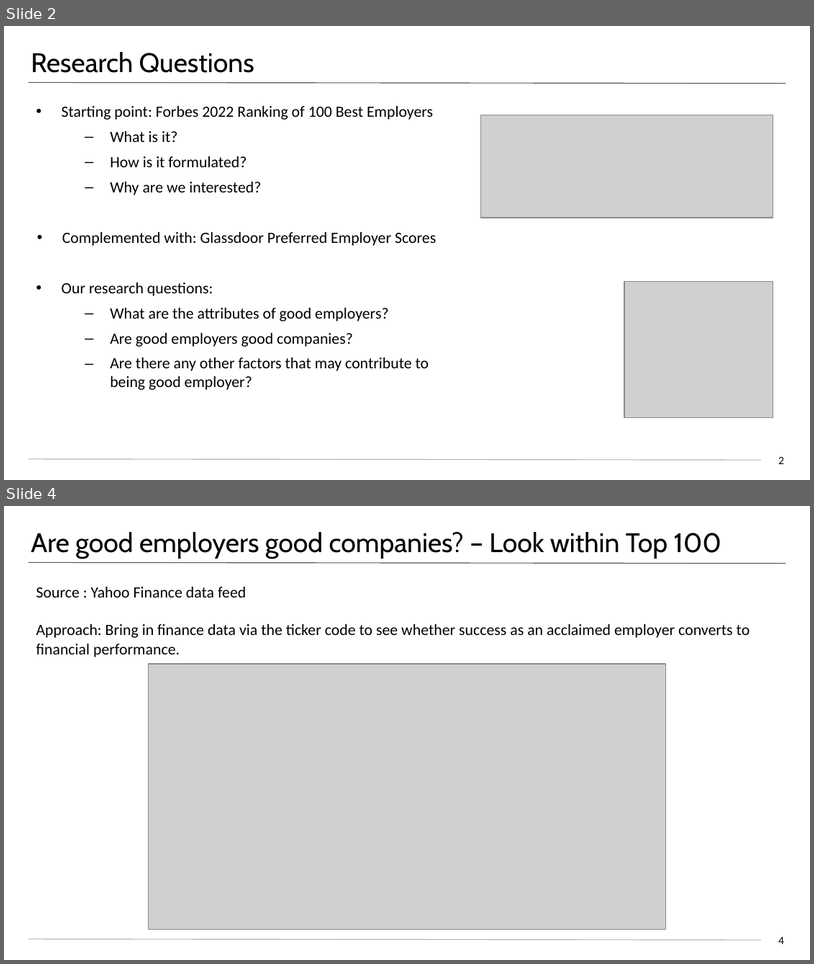
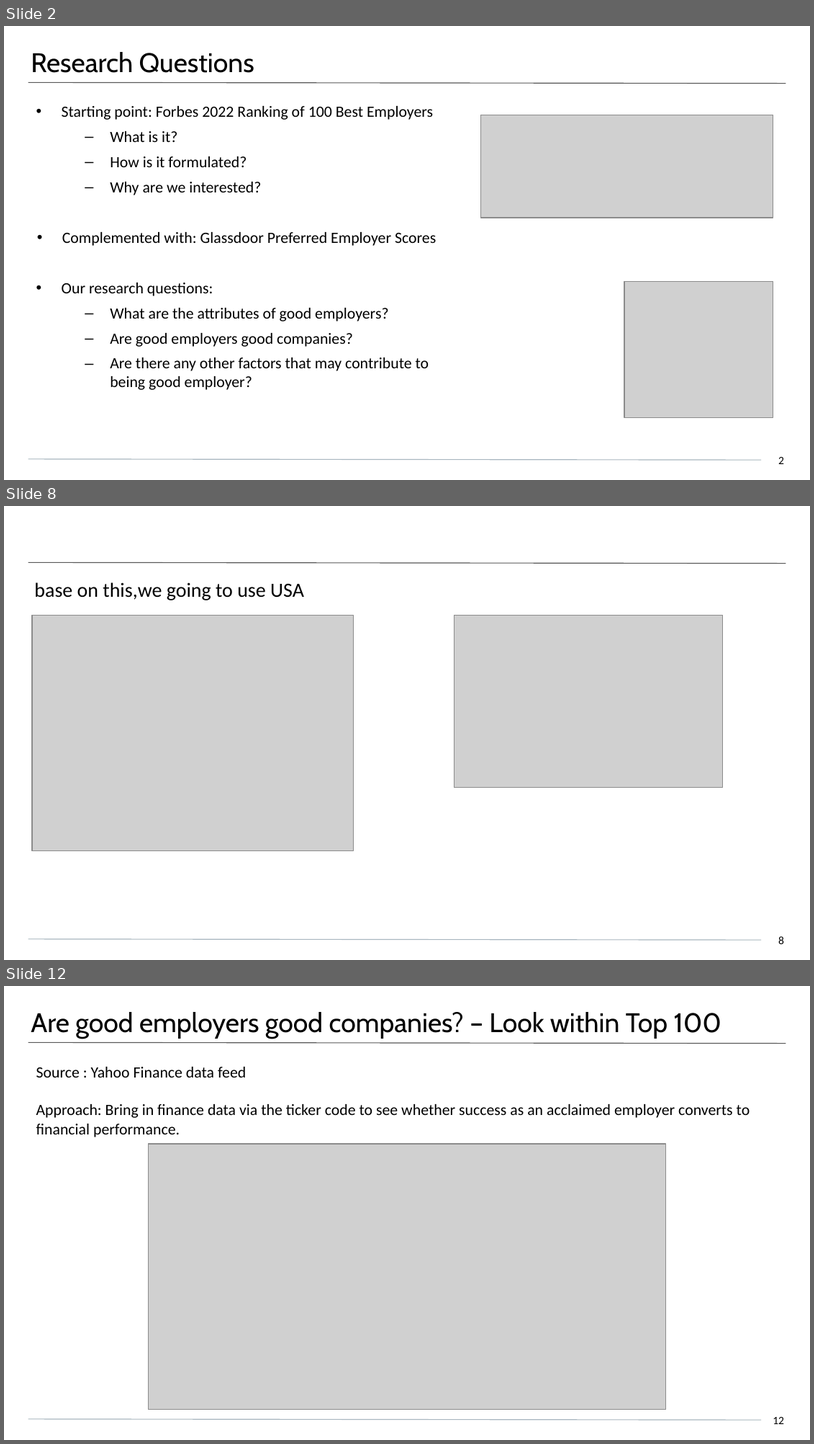
Before and after one commit to timonx11/Project-1-Demonstrasion-Group6, a slide deck: Presentation3.pptx. Shown one above the other, each under a label of ours: slides 2 and 4 before the commit, slides 2, 8 and 12 after it; the slides between them are not shown. The pictures are 814x964 and 814x1444 pixels, drawn with LibreOffice and Linux fonts; fonts in the diff are those of the drawing; grey boxes stand for pictures. Boxes give left, top, right and bottom in pixels: in the first picture for what was removed or moved away, otherwise in the second. Text is boxed around its words. In the diff, an @@ line names an element or a change of style, - is before the commit and + after.

```diff
--- a/Presentation3.pptx
+++ b/Presentation3.pptx
@@ slide 8 added at (4, 506, 810, 960), background #FFFFFF; not listed: 2 template elements that a slide beside it also shows @@
@@ text added at (34, 582, 304, 600), 18 pt, text #000000 @@
+base on this,we going to use USA
@@ picture added at (32, 615, 354, 850) @@
@@ picture added at (454, 615, 723, 788) @@
@@ page number added at (779, 936, 784, 944), 10 pt, text #000000 @@
+8
@@ what was slide 4 is now slide 12 @@
@@ page number at (773, 1417, 784, 1424): text changed @@
-4
+12
```
Also in this commit, not shown: 1 slide changed, 7 other slides added, 8 other files.
